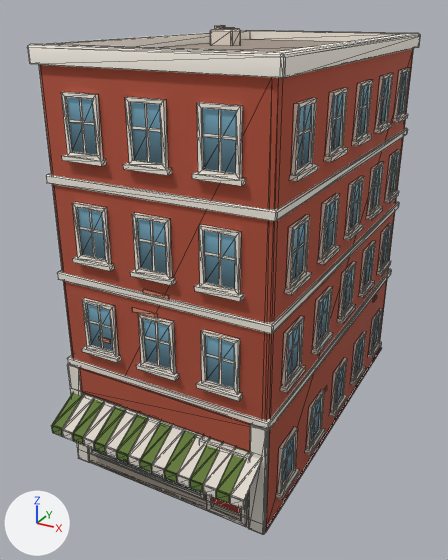
What one commit did to the glTF model newcity/art/kit/boylston_s16.glb.
Before and after are seen from a 50 mm lens placed at (10.5, -21.6, 16.3), pointed at (-0.5, -1.6, 6.3). Arrows for +X, +Y and +Z are at lower left; the lights stay in place. The first picture is the older version. Mesh edges are drawn as thin lines. Vertices at exactly the same position are counted once.

The first picture shows 'boylston_s16'.
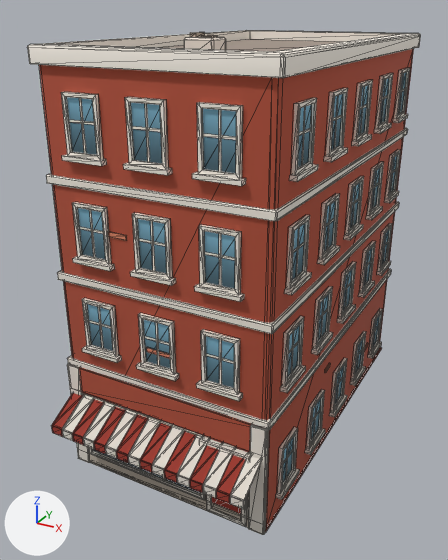
What changed in the scene script:
```text
Change me_boylston_s16:
    where me_boylston_s16.from_pydata(...)  # 2268 vertices, 3012 faces; spans x -4.2..4.2, y -8.4..7.2, z 0.0..15.6
    used by ob_boylston_s16; location = (0.0, 0.0, 0.0)
    me_boylston_s16 part 1: the loose piece of 16 vertices spanning x -0.5..0.5, y -7.0, z 7.9..8.0 is scaled about its middle by (0.746, 1, 1), then moved by (-1.4, 0.0, 1.7)
    me_boylston_s16 part 2: the loose piece of 16 vertices spanning x -1.0..0.0, y -7.0, z 7.1..7.3 is scaled about its middle by (0.746, 1, 1), then moved by (-0.1, 0.0, -3.7)
    me_boylston_s16 part 3: the loose piece of 16 vertices spanning x -2.5..-2.0, y -7.0, z 5.6..5.8 is scaled about its middle by (2.03, 1, 1), then moved by (2.3, 0.0, 0.1)
    me_boylston_s16 part 4: the loose piece of 16 vertices spanning x 4.0, y 4.4..4.9, z 3.8..4.0 is moved by (0.0, -6.2, -0.4)
    me_boylston_s16 part 5: the loose piece of 16 vertices spanning x -2.4..-1.9, y 1.5..2.0, z 15.5 is moved by (3.0, -6.8, 0.0)
    me_boylston_s16 part 6: the loose piece of 20 vertices spanning x -2.8..-1.8, y 1.3..2.1, z 14.9..15.5 is moved by (3.0, -6.8, 0.0)
    me_boylston_s16 part 7: the loose piece of 8 vertices spanning x -2.6..-2.4, y 1.5..2.0, z 15.5..15.6 is moved by (3.0, -6.8, 0.0)
    me_boylston_s16 part 8: texture (UV) coordinates of 310 of 3012 faces, centred in x -4.0..4.0, y -8.4..5.5, z 1.6..13.3, changed; they spanned u 0.22..0.72, v 0.02..0.11 and now span u 0.22..0.97, v 0.02..0.11
```

Where the change shows, as pixel boxes [x1, y1, x2, y2] in the pictures (448 x 560 px; the box of a moved part takes in the faces that stretch with it):
'boylston_s16', reshaped, surface changed
    before: [27, 25, 421, 535]
    after: [27, 30, 421, 535]
part 1 of me_boylston_s16, moved or reshaped
    before: [143, 289, 170, 299]
    after: [108, 232, 127, 241]
part 2 of me_boylston_s16, moved or reshaped (not visible afterwards)
    before: [132, 307, 158, 318]
part 3 of me_boylston_s16, moved or reshaped
    before: [99, 337, 110, 344]
    after: [146, 347, 170, 359]
part 4 of me_boylston_s16, moved or reshaped
    before: [373, 295, 377, 302]
    after: [325, 363, 330, 373]
part 5 of me_boylston_s16, moved or reshaped
    before: [223, 28, 235, 29]
    after: [201, 35, 218, 38]
part 6 of me_boylston_s16, moved or reshaped
    before: [210, 29, 241, 46]
    after: [184, 37, 226, 50]
part 7 of me_boylston_s16, moved or reshaped
    before: [215, 25, 225, 29]
    after: [190, 32, 205, 37]
part 8 of me_boylston_s16, surface changed (green to red)
    before: [52, 289, 249, 503]
    after: [52, 232, 249, 503]
